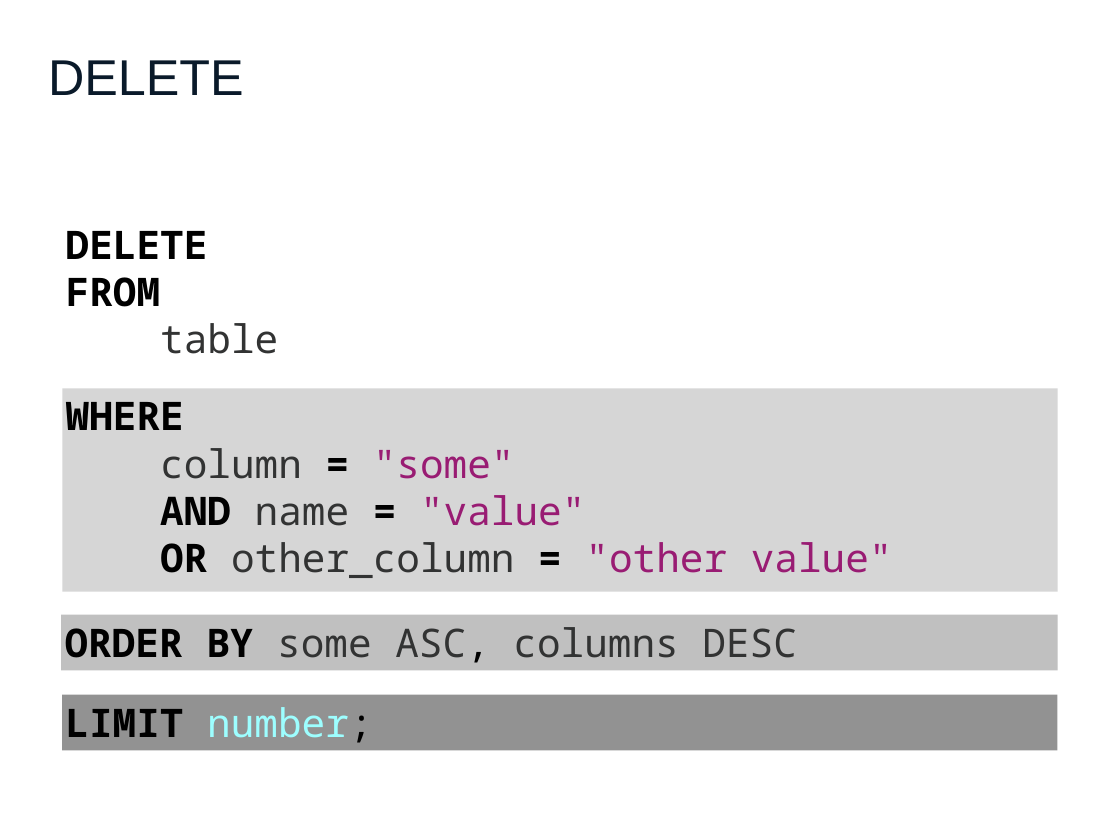
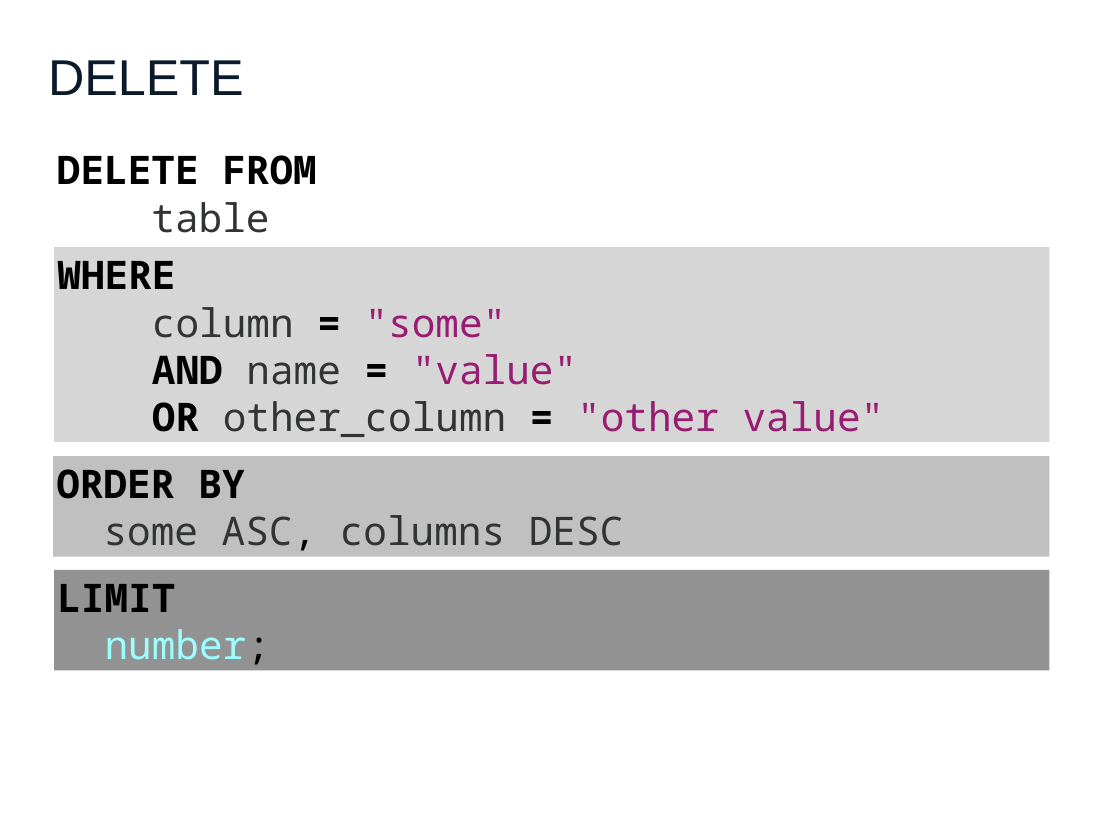
Before and after one commit to PHPEmbark/curriculum, a slide deck: slide 35 of course/3 - Data and SQL/Data and SQL.pptx (slide 52 before the commit). Drawn at 1120x840 pixels with LibreOffice and Linux fonts; fonts in the diff are those of the drawing. Boxes give left, top, right and bottom in pixels: in the first picture for what was removed or moved away, otherwise in the second. Text is boxed around its words. In the diff, an @@ line names an element or a change of style, - is before the commit and + after.

```diff
--- a/course/3 - Data and SQL/Data and SQL.pptx
+++ b/course/3 - Data and SQL/Data and SQL.pptx
@@ text "DELETE FROM" moved from (x1=66, y1=231, x2=278, y2=354) to (x1=57, y1=155, x2=317, y2=233) @@
@@ text at (x1=57, y1=155, x2=317, y2=185): text changed @@
-DELETE
-FROM
+DELETE FROM
@@ rectangle "WHERE" resized from (x1=62, y1=388, x2=1058, y2=592) to (x1=54, y1=247, x2=1050, y2=442) @@
@@ rectangle "ORDER BY" resized from (x1=61, y1=615, x2=1058, y2=671) to (x1=53, y1=456, x2=1049, y2=557) @@
@@ text in rectangle at (x1=56, y1=469, x2=624, y2=551): text changed @@
-ORDER BY some ASC, columns DESC
+ORDER BY
+  some ASC, columns DESC
@@ rectangle "LIMIT" resized from (x1=62, y1=695, x2=1058, y2=751) to (x1=54, y1=570, x2=1050, y2=671) @@
@@ text in rectangle at (x1=57, y1=584, x2=270, y2=671): text changed @@
-LIMIT number;
+LIMIT
+number;
```
Also in this commit, not shown: 55 other slides changed, 3 slides added, 31 slides removed, 2 other files.
